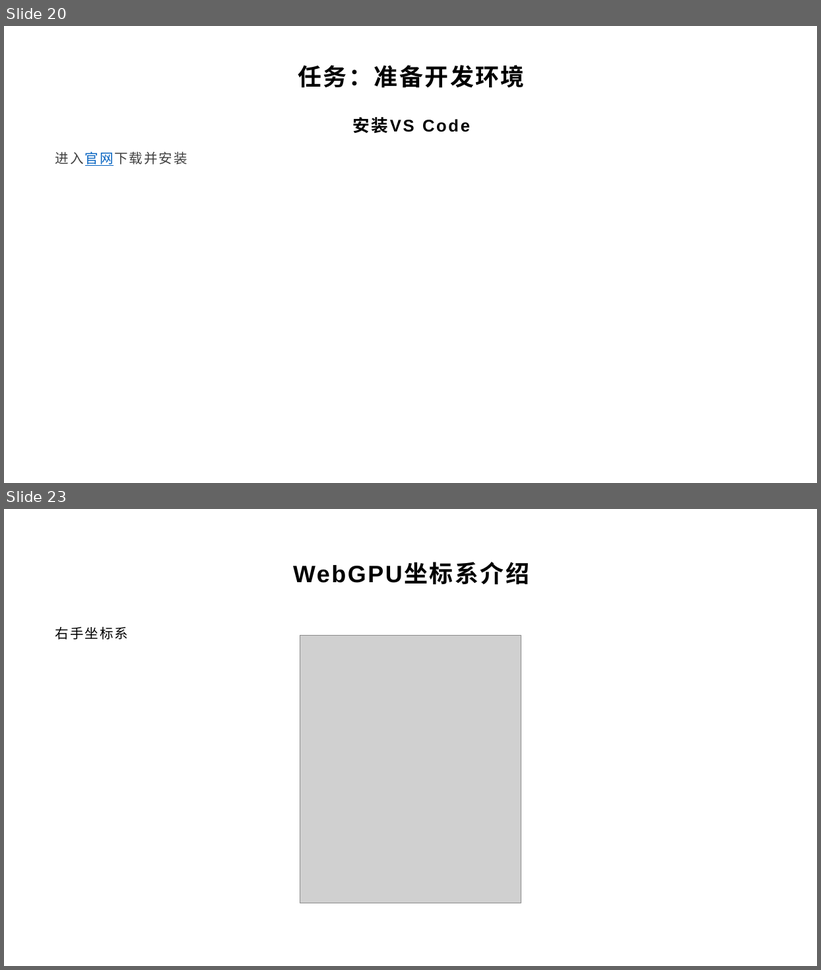
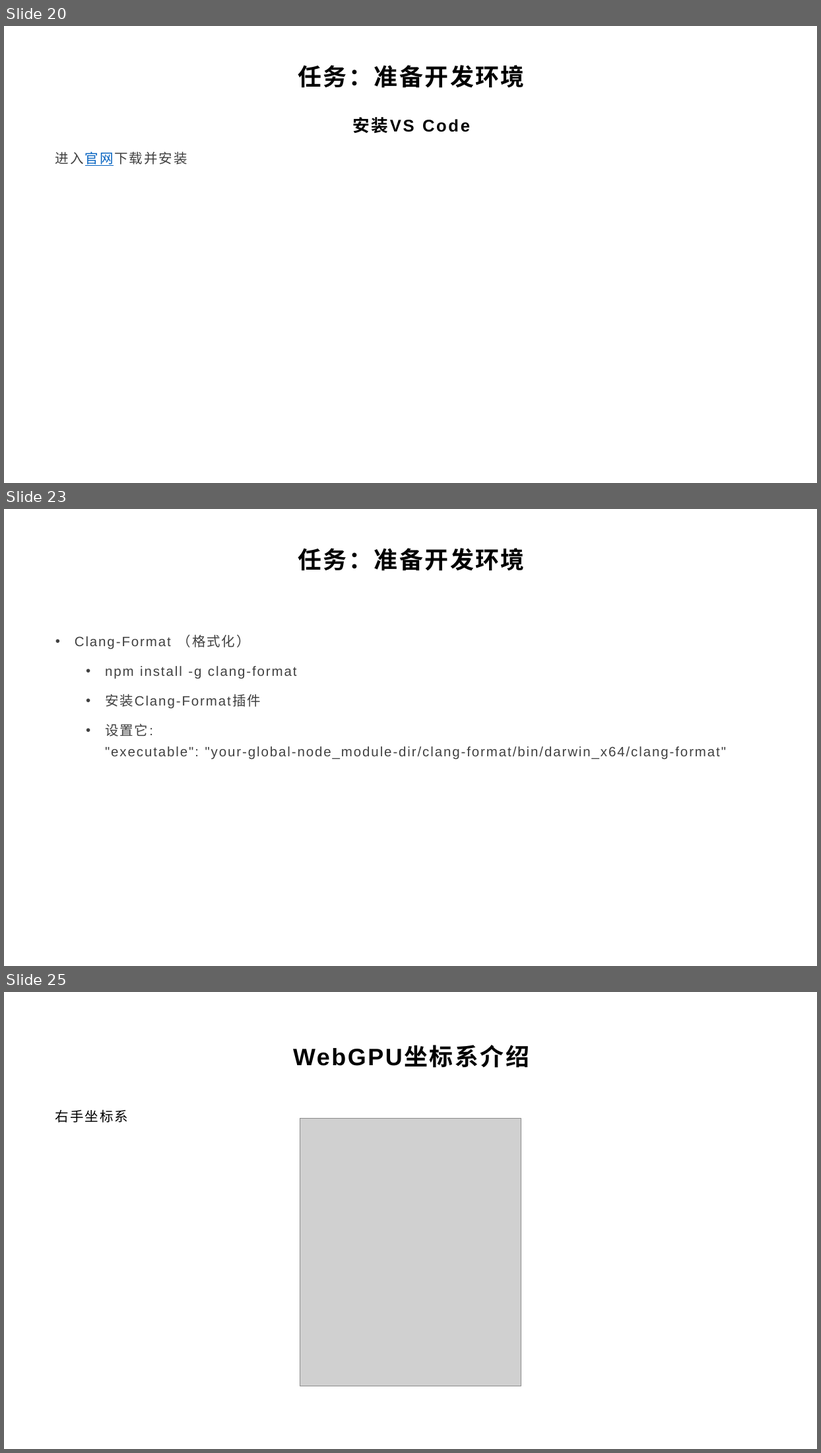
Before and after one commit to yyc-git/PotorealisticRenderEdu-3, a slide deck: lessons/2_triangle/ppt/第二节课.pptx. Shown one above the other, each under a label of ours: slides 20 and 23 before the commit, slides 20, 23 and 25 after it; the slides between them are not shown. The pictures are 821x970 and 821x1453 pixels, drawn with LibreOffice and Linux fonts; fonts in the diff are those of the drawing; grey boxes stand for pictures; background and template pictures are left out. Boxes give left, top, right and bottom in pixels: in the first picture for what was removed or moved away, otherwise in the second. Text is boxed around its words. In the diff, an @@ line names an element or a change of style, - is before the commit and + after.

```diff
--- a/lessons/2_triangle/ppt/第二节课.pptx
+++ b/lessons/2_triangle/ppt/第二节课.pptx
@@ slide 23 added at bbox=[4, 509, 817, 966], background picture (left out) @@
@@ title added at bbox=[298, 548, 524, 571], 28 pt, text #000000, bold @@
+任务：准备开发环境
@@ text added at bbox=[75, 634, 727, 760], 16 pt, text #404040 @@
+• Clang-Format （格式化）
+  • npm install -g clang-format
+  • 安装Clang-Format插件
+  • 设置它:
+    "executable": "your-global-node_module-dir/clang-format/bin/darwin_x64/clang-format"
@@ what was slide 23 is now slide 25 @@
```
Also in this commit, not shown: 7 slides changed, 3 other slides added, 1 slide removed, 4 other files.
